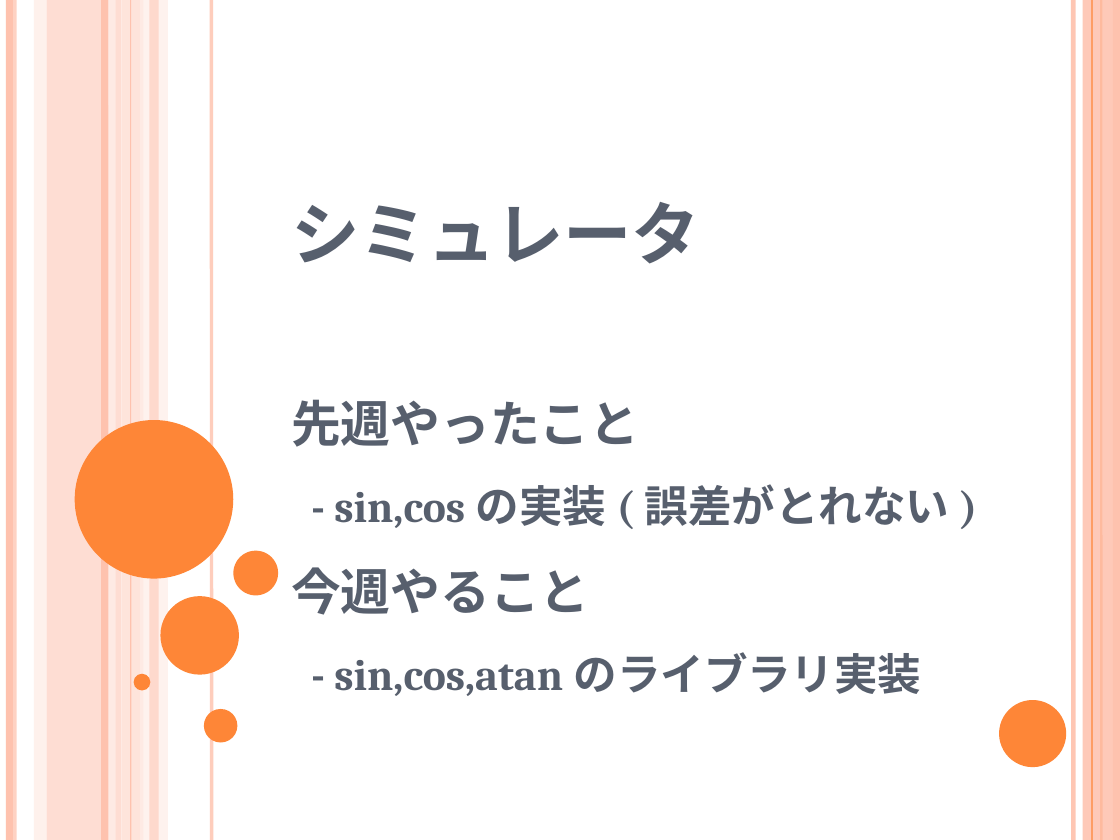
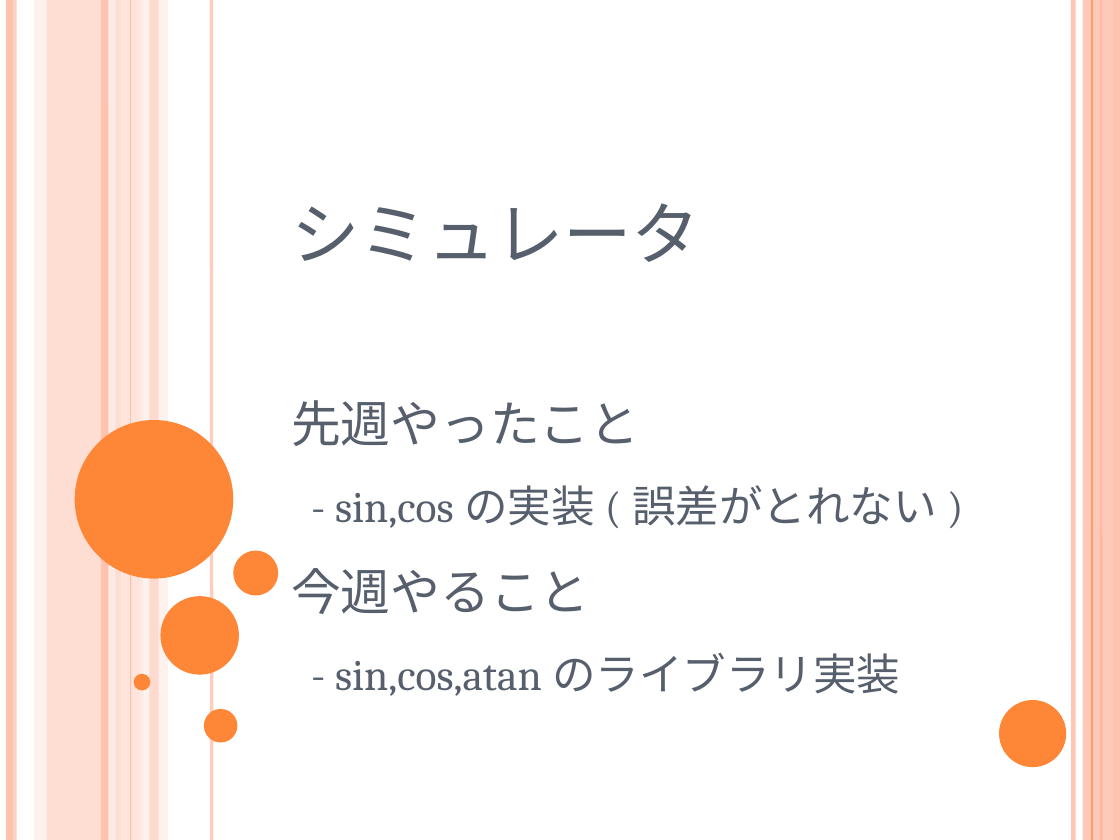
Before and after one commit to cpumul4/cpuex, a slide deck: slide 3 of prsn/1106/1106.odp. Drawn at 1120x840 pixels with LibreOffice and Linux fonts; fonts in the diff are those of the drawing. Boxes give left, top, right and bottom in pixels: in the first picture for what was removed or moved away, otherwise in the second. Text is boxed around its words. In the diff, an @@ line names an element or a change of style, - is before the commit and + after.

```diff
--- a/prsn/1106/1106.odp
+++ b/prsn/1106/1106.odp
@@ title "シミュレータ 先週やったこと - sin,cosの実装(誤差がとれない) 今週やること ..." at <box>291,203,937,696</box>: bold off @@
```
Also in this commit, not shown: 12 other slides changed.
